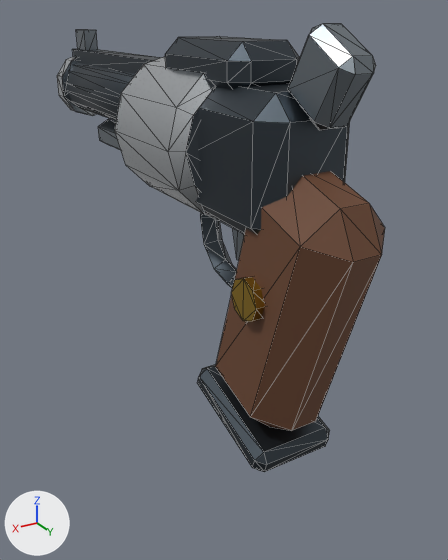
Renders of the FBX model exports/Weapons/Weapon_ServiceRevolver.fbx from each side of a commit.
Rendered twice from a 50 mm lens placed at (0.011, 0.0143, 0.0085), pointed at (-0.0008, -0.0055, -0.0013). The axes (+X, +Y, +Z) are drawn at lower left. The lights are the same throughout. The picture after the commit comes second. Mesh edges are drawn as thin lines. Where no turn or scale is listed for an object, it has been applied to the vertices.

Objects in the first picture: 'Revolver'.
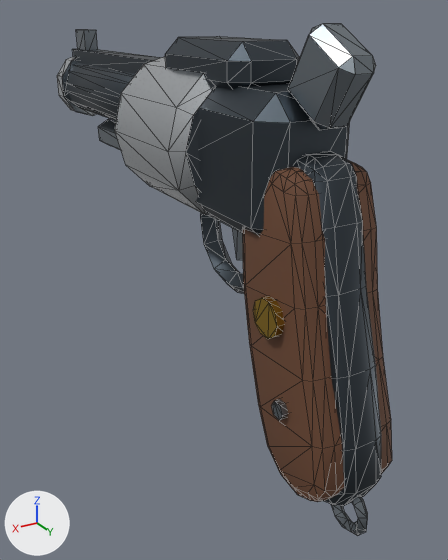
Location of each change, [x1, y1, x2, y2] in pixels of the pictures (448 x 560 px):
'Revolver', reshaped (14% taller)
    before: [57, 24, 385, 472]
    after: [57, 24, 392, 535]
part 1 of me_revolver_002, added (brown)
    after: [253, 296, 284, 339]
part 2 of me_revolver_002, added
    after: [271, 399, 288, 420]
part 3 of me_revolver_002, rebuilt (11% narrower, 32% taller)
    before: [216, 171, 385, 430]
    after: [242, 160, 392, 502]
part 4 of me_revolver_002, added
    after: [331, 497, 368, 535]
part 5 of me_revolver_002, reshaped
    before: [197, 277, 330, 472]
    after: [295, 151, 381, 506]
part 6 of me_revolver_002, surface changed
    after: [339, 226, 361, 295]

What changed in the scene script:
```text
Change me_revolver_002:
    used by ob_revolver; location = (0.0, 0.0, 0.0)
    remove me_revolver_002.from_pydata(...)  # 440 vertices, 796 faces; spans x -0.0026..0.0026, y -0.0185..0.0032, z -0.0058..0.0083
    add me_revolver_002.from_pydata(...)  # 700 vertices, 1308 faces; spans x -0.0026..0.0026, y -0.0185..0.0042, z -0.0064..0.0083
    me_revolver_002 part 1: a new loose piece, a 10-sided cylinder along x spanning x 0.0013..0.0017, y 0.00038..0.00162, z -0.00019..0.00099, in mat_palette
    me_revolver_002 part 2: a new loose piece, a 6-sided cylinder along x spanning x 0.00135..0.00165, y 0.0014..0.002, z -0.00266..-0.00214, in mat_palette
    me_revolver_002 part 3: the loose piece of 24 vertices spanning x -0.0015..0.0015, y -0.0032..0.0032, z -0.0047..0.0047 is rebuilt with 122 vertices and now spans x -0.0015..0.0015, y -0.001..0.0039, z -0.0053..0.0047
    me_revolver_002 part 4: a new loose piece of 40 vertices spanning x -0.0002..0.0002, y 0.0026..0.0042, z -0.0064..-0.0047, in mat_palette
    me_revolver_002 part 5
    42 vertices are removed from x -0.0018..0.0018, y -0.0037..0.0008, z -0.0058..0.0013
    99 faces are deleted
    14 vertices move from x -0.0018..0.0018, y -0.0034..0.0007, z -0.0055..0.0013 to x -0.0008..0.0008, y 0.0004..0.0032, z -0.0053..0.0049
    81 vertices are added at x -0.0009..0.0009, y -0.0012..0.004, z -0.0056..0.005
    19 new vertices lie (0.0008, 0.0, 0.0) away from vertices in x -0.0018..-0.0004, y -0.0012..0.004, z -0.0056..0.005
    223 new faces join them
    me_revolver_002 part 6: 1 kept faces spanning x -0.0004..0.0004, y 0.0022..0.0026, z 0.0015..0.0033 get new texture (UV) coordinates
    other edits to the shape of me_revolver_002 do not show in these pictures
```
